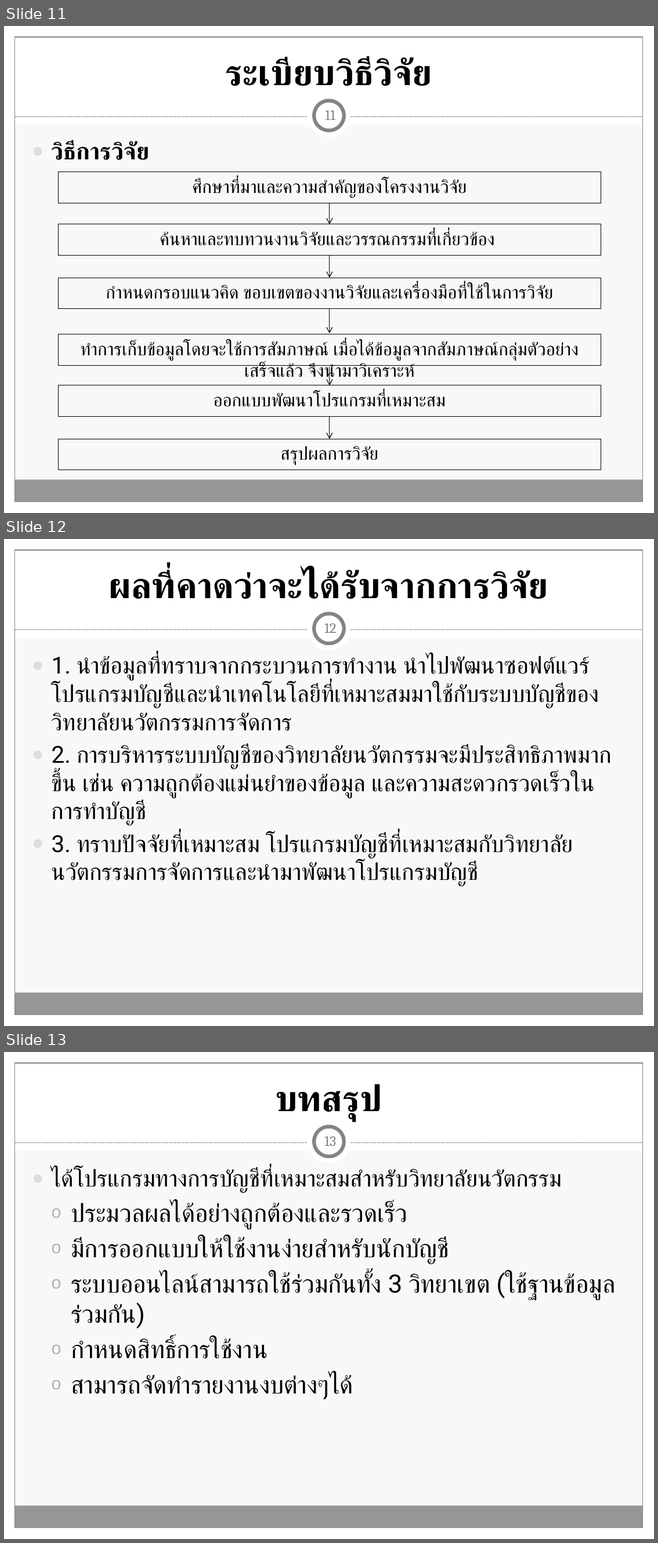
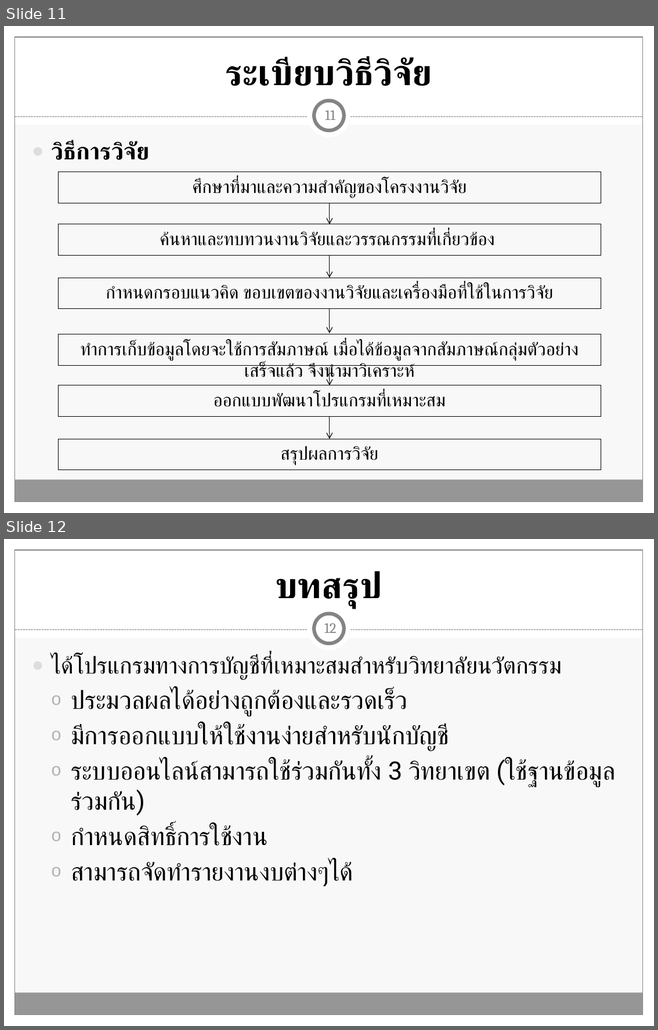
Before and after one commit to Tanandara/research, a slide deck: ฐานันดร์(โปรแกรมบัญชี RCIM)-Workshop (MBA).pptx. Shown one above the other, each under a label of ours: slides 11, 12 and 13 before the commit, slides 11 and 12 after it. The pictures are 658x1543 and 658x1030 pixels, drawn with LibreOffice and Linux fonts; fonts in the diff are those of the drawing. Boxes give left, top, right and bottom in pixels: in the first picture for what was removed or moved away, otherwise in the second. Text is boxed around its words. In the diff, an @@ line names an element or a change of style, - is before the commit and + after.

```diff
--- a/ฐานันดร์(โปรแกรมบัญชี RCIM)-Workshop (MBA).pptx
+++ b/ฐานันดร์(โปรแกรมบัญชี RCIM)-Workshop (MBA).pptx
@@ slide 12 removed at (4, 539, 654, 1026), background #F8F8F8; not listed: 9 template elements that a slide beside it also shows @@
@@ title removed at (109, 570, 548, 599) @@
-ผลที่คาดว่าจะได้รับจากการวิจัย
@@ page number removed at (324, 623, 336, 633) @@
-12
@@ text removed at (52, 656, 611, 886) @@
-● 1. นำข้อมูลที่ทราบจากกระบวนการทำงาน นำไปพัฒนาซอฟต์แวร์โปรแกรมบัญชีและนำเทคโนโลยีที่เหมาะสมมาใช้กับระบบบัญชีของวิทยาลัยนวัตกรรมการจัดการ
-● 2. การบริหารระบบบัญชีของวิทยาลัยนวัตกรรมจะมีประสิทธิภาพมากขึ้น เช่น ความถูกต้องแม่นยำของข้อมูล และความสะดวกรวดเร็วในการทำบัญชี
-● 3. ทราบปัจจัยที่เหมาะสม โปรแกรมบัญชีที่เหมาะสมกับวิทยาลัยนวัตกรรมการจัดการและนำมาพัฒนาโปรแกรมบัญชี
@@ what was slide 13 is now slide 12 @@
@@ page number at (324, 623, 336, 633): text changed @@
-13
+12
```
Also in this commit, not shown: 4 slides changed, 3 other files.
